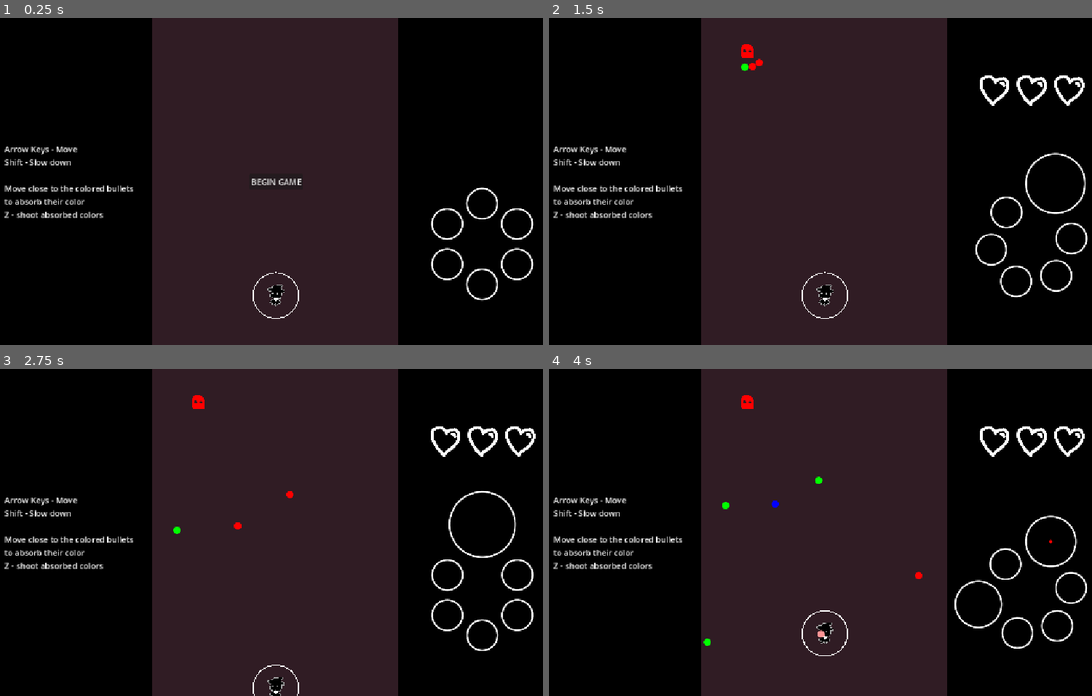
Above: before the commit, frames 1-4 (two rows, left to right).
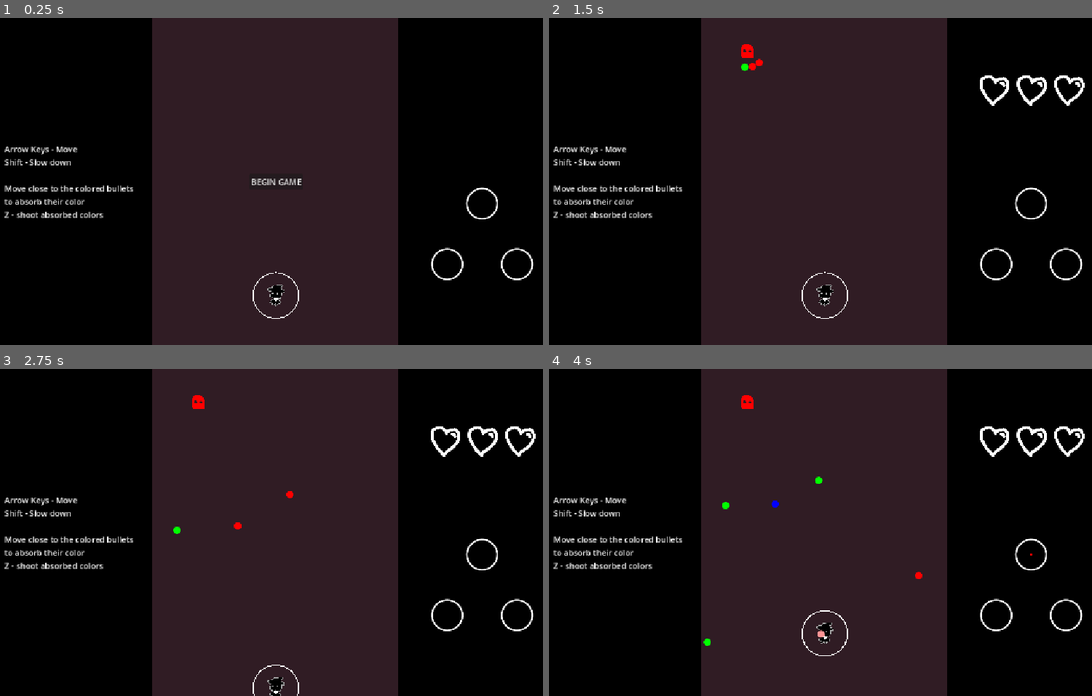
Above: after the commit, the same moments.

Repository: piksalchaos/bullet-hell
Game: Godot game, scene res://scenes/game.tscn
Same seed, same stepped clock (60 frames per second), same inputs: the game is played once before the commit and once after it.
Inputs:
- Up to frame 1 (0.25 s): no input
- Up to frame 2 (1.5 s): click "BEGIN GAME" at 0.5 s; tap Enter at 1.25 s; hold S (switch_right) from 1.28 s (still down); hold Z (shoot) from 1.28 s (still down)
- Up to frame 3 (2.75 s): release S (switch_right) at 2.03 s; release Z (shoot) at 2.03 s; hold Down (down) from 2.03 s (still down); tap Z (shoot) at 2.1 s
- Up to frame 4 (4 s): tap Space at 2.75 s; release Down (down) at 2.78 s; hold S (switch_right) 2.78-3.53 s; hold Shift (slow) 2.78-3.53 s; tap Z (shoot) at 3.05, 3.6 s; hold Up (up) from 3.53 s (still down)

The runs differ from the first frame. In frame 1, 0.4% of the frame differs, in the area x 79-99%, y 58-87%; in frame 2, 1.1%; in frame 3, 0.8%; in frame 4, 1.1%, in the area x 74-100%, y 44-86%.

Commit message:
working on fixing palette display

Diff:
--- a/scenes/entities/player/bullet_absorber.gd
+++ b/scenes/entities/player/bullet_absorber.gd
@@ -2,12 +2,8 @@
 
 const PLAYER_BULLET = preload("res://scenes/bullets/player_bullet.tscn")
 const MAX_COLOR_AMOUNT = 20
-var color_amounts: Dictionary = {
-	Globals.COLOR_ID.RED: 0,
-	Globals.COLOR_ID.YELLOW: 0,
-	Globals.COLOR_ID.BLUE: 0
-}
-var selected_color_id := 0
+var color_amounts := [0, 0, 0]
+var selected_primary_color_index := 0
 @onready var bullet_timer: Timer = $BulletTimer
 
 func _draw() -> void:
@@ -16,28 +12,34 @@
 func _on_area_entered(bullet: Area2D) -> void:
 	var color_id = bullet.capture_color_id()
 	var color_amounts_empty_before = true
-	for color_amount in color_amounts.values():
+	for color_amount in color_amounts:
 		if color_amount > 0: color_amounts_empty_before = false
-	var color_ids_used = add_color_id_to_color_amounts(color_id)
-	if not color_ids_used.is_empty():
+
+	var primary_color_indices_used = add_color_id_to_color_amounts(color_id)
+	if not primary_color_indices_used.is_empty():
 		if color_amounts_empty_before:
-			SignalBus.selected_color_changed.emit(color_ids_used[0])
+			selected_primary_color_index = primary_color_indices_used[0]
+			SignalBus.selected_color_changed.emit(selected_primary_color_index)
 	bullet.disable_color()
 
 func add_color_id_to_color_amounts(color_id: Globals.COLOR_ID) -> Array[Globals.COLOR_ID]:
-	var color_ids_used: Array[Globals.COLOR_ID] = []
+	var primary_color_indices_used: Array[Globals.COLOR_ID] = []
 	if Globals.PRIMARY_COLORS.has(color_id):
-		if increment_primary_color_amount(color_id): color_ids_used.append(color_id)
+		var primary_color_index = Globals.PRIMARY_COLORS.find(color_id)
+		if increment_primary_color_amount(primary_color_index):
+			primary_color_indices_used.append(primary_color_index)
 	elif Globals.SECONDARY_COLOR_MAP.has(color_id):
 		for primary_color_id in Globals.SECONDARY_COLOR_MAP[color_id]:
-			if increment_primary_color_amount(primary_color_id): color_ids_used.append(color_id)
-	return color_ids_used
+			var primary_color_index = Globals.PRIMARY_COLORS.find(primary_color_id)
+			if increment_primary_color_amount(primary_color_index):
+				primary_color_indices_used.append(primary_color_index)
+	return primary_color_indices_used
 
-func increment_primary_color_amount(color_id: Globals.COLOR_ID) -> bool:
-	if not color_amounts.has(color_id) or color_amounts[color_id] >= MAX_COLOR_AMOUNT:
+func increment_primary_color_amount(primary_color_index) -> bool:
+	if color_amounts[primary_color_index] >= MAX_COLOR_AMOUNT:
 		return false
-	color_amounts[color_id] += 1
-	SignalBus.color_amount_changed.emit(color_id, float(color_amounts[color_id]) / float(MAX_COLOR_AMOUNT))
+	color_amounts[primary_color_index] += 1
+	SignalBus.color_amount_changed.emit(primary_color_index, float(color_amounts[primary_color_index]) / float(MAX_COLOR_AMOUNT))
 	return true
 
 func _input(event: InputEvent) -> void:
@@ -52,24 +54,25 @@
 		bullet_timer.stop()
 
 func switch_color(is_right: bool = true) -> void:
-	var primary_color_index = Globals.PRIMARY_COLORS.find(selected_color_id)
 	var primary_color_count = Globals.PRIMARY_COLORS.size()
 	var offset = 1 if is_right else -1
-	selected_color_id = Globals.PRIMARY_COLORS[(primary_color_index + offset) % primary_color_count]
-	SignalBus.selected_color_changed.emit(selected_color_id)
+	selected_primary_color_index = (selected_primary_color_index + offset) % primary_color_count
+	SignalBus.selected_color_changed.emit(selected_primary_color_index)
 
 func shoot_bullet():
-	if color_amounts[selected_color_id] <= 0: return
+	if color_amounts[selected_primary_color_index] <= 0: return
 	var bullet = PLAYER_BULLET.instantiate()
-	bullet.initial_color_id = selected_color_id
+	bullet.initial_color_id = Globals.PRIMARY_COLORS[selected_primary_color_index]
 	bullet.position = get_parent().position
 	Globals.bullet_container.add_child(bullet)
-	color_amounts[selected_color_id] -= 1
-	if color_amounts[selected_color_id] <= 0:
-		SignalBus.color_amount_changed.emit(selected_color_id, 0)
+	color_amounts[selected_primary_color_index] -= 1
+	if color_amounts[selected_primary_color_index] <= 0:
+		SignalBus.color_amount_changed.emit(selected_primary_color_index, 0)
 		return
-	SignalBus.color_amount_changed.emit(selected_color_id, float(color_amounts[selected_color_id]) / float(MAX_COLOR_AMOUNT))
-	print(selected_color_id)
+	SignalBus.color_amount_changed.emit(
+		selected_primary_color_index,
+		float(color_amounts[selected_primary_color_index]) / float(MAX_COLOR_AMOUNT)
+	)
 
 func _on_bullet_timer_timeout() -> void:
 	shoot_bullet()
--- a/scenes/gui/palette/palette.gd
+++ b/scenes/gui/palette/palette.gd
@@ -7,51 +7,47 @@
 const TWEEN_DURATION = 0.35
 
 const PALETTE_COLOR = preload("uid://cnfbbe0r3do7e")
-var selected_color_id: int = 0
+#var selected_color_id: int = 0
+var selected_primary_color_index: int = 0
 var rotation_factor: int = 0
 
 func _ready() -> void:
 	SignalBus.color_amount_changed.connect(_on_color_amount_changed)
 	SignalBus.selected_color_changed.connect(_on_selected_color_changed)
-	for i in Globals.COLOR_ID.size() - 1:
+	for i in Globals.PRIMARY_COLORS.size():
 		var palette_color = PALETTE_COLOR.instantiate()
-		var angle = i * PI/3 - PI/2
+		var angle = i * PI*(2.0/3) - PI/2
 		palette_color.position = Vector2(cos(angle), sin(angle)) * CENTER_DISTANCE
-		palette_color.color_id = i
+		palette_color.color_id = Globals.PRIMARY_COLORS[i]
 		add_child(palette_color)
 
-func _on_color_amount_changed(color_id, percentage):
-	get_child(color_id).percentage = percentage
+func _on_color_amount_changed(primary_color_index, percentage):
+	get_child(primary_color_index).percentage = percentage
 
-func _on_selected_color_changed(color_id):
+func _on_selected_color_changed(primary_color_index):
 	var tween = get_tree().create_tween()
-	var color_count = Globals.COLOR_ID.size()
-	var cw_difference = (color_id - selected_color_id + color_count) % color_count
-	var ccw_difference = (selected_color_id - color_id + color_count) % color_count
-
-	if cw_difference < ccw_difference:
-		rotation_factor -= cw_difference
-	else:
-		rotation_factor += ccw_difference
-
-	tween.tween_property(self, "rotation", rotation_factor * PI/3, TWEEN_DURATION) \
-		.set_ease(Tween.EASE_OUT).set_trans(Tween.TRANS_QUAD)
-	tween.set_parallel()
-
-	var selected_color = get_child(color_id)
-	var previous_selected_color = get_child(selected_color_id)
-
-	tween.tween_property(selected_color, "radius", SELECTED_RADIUS, TWEEN_DURATION) \
-		.set_ease(Tween.EASE_OUT).set_trans(Tween.TRANS_QUAD)
-	tween.tween_property(selected_color, "position", selected_color.position.normalized() * SELECTED_CENTER_DISTANCE, TWEEN_DURATION) \
-		.set_ease(Tween.EASE_OUT).set_trans(Tween.TRANS_QUAD)
-
-	if color_id != selected_color_id:
-		var other_tween = get_tree().create_tween()
-		other_tween.tween_property(previous_selected_color, "radius", RADIUS, TWEEN_DURATION) \
-			.set_ease(Tween.EASE_OUT).set_trans(Tween.TRANS_QUAD)
-		other_tween.set_parallel()
-		other_tween.tween_property(previous_selected_color, "position", previous_selected_color.position.normalized() * CENTER_DISTANCE, TWEEN_DURATION) \
-			.set_ease(Tween.EASE_OUT).set_trans(Tween.TRANS_QUAD)
-
-	selected_color_id = color_id
+	var primary_color_count = Globals.PRIMARY_COLORS.size()
+	##rotation_factor +=
+	#var offset = (primary_color_index + offset) % primary_color_count
+	#
+	#tween.tween_property(self, "rotation", rotation_factor * PI/3, TWEEN_DURATION) \
+		#.set_ease(Tween.EASE_OUT).set_trans(Tween.TRANS_QUAD)
+	#tween.set_parallel()
+	#
+	#var selected_color = get_child(color_id)
+	#var previous_selected_color = get_child(selected_color_id)
+	#
+	#tween.tween_property(selected_color, "radius", SELECTED_RADIUS, TWEEN_DURATION) \
+		#.set_ease(Tween.EASE_OUT).set_trans(Tween.TRANS_QUAD)
+	#tween.tween_property(selected_color, "position", selected_color.position.normalized() * SELECTED_CENTER_DISTANCE, TWEEN_DURATION) \
+		#.set_ease(Tween.EASE_OUT).set_trans(Tween.TRANS_QUAD)
+	#
+	#if color_id != selected_color_id:
+		#var other_tween = get_tree().create_tween()
+		#other_tween.tween_property(previous_selected_color, "radius", RADIUS, TWEEN_DURATION) \
+			#.set_ease(Tween.EASE_OUT).set_trans(Tween.TRANS_QUAD)
+		#other_tween.set_parallel()
+		#other_tween.tween_property(previous_selected_color, "position", previous_selected_color.position.normalized() * CENTER_DISTANCE, TWEEN_DURATION) \
+			#.set_ease(Tween.EASE_OUT).set_trans(Tween.TRANS_QUAD)
+	#
+	#selected_color_id = color_id
--- a/src/SignalBus.gd
+++ b/src/SignalBus.gd
@@ -1,6 +1,7 @@
 extends Node
 
-signal bullet_captured(captured_position: Vector2, color_id: Globals.COLOR_ID)
+#signal color_amount_changed(color_id: Globals.COLOR_ID, percentage: float)
+#signal selected_color_changed(color_id: Globals.COLOR_ID)
 
-signal color_amount_changed(color_id: Globals.COLOR_ID, percentage: float)
-signal selected_color_changed(color_id: Globals.COLOR_ID)
+signal color_amount_changed(primary_color_index: int, percentage: float)
+signal selected_color_changed(primary_color_index: int)
